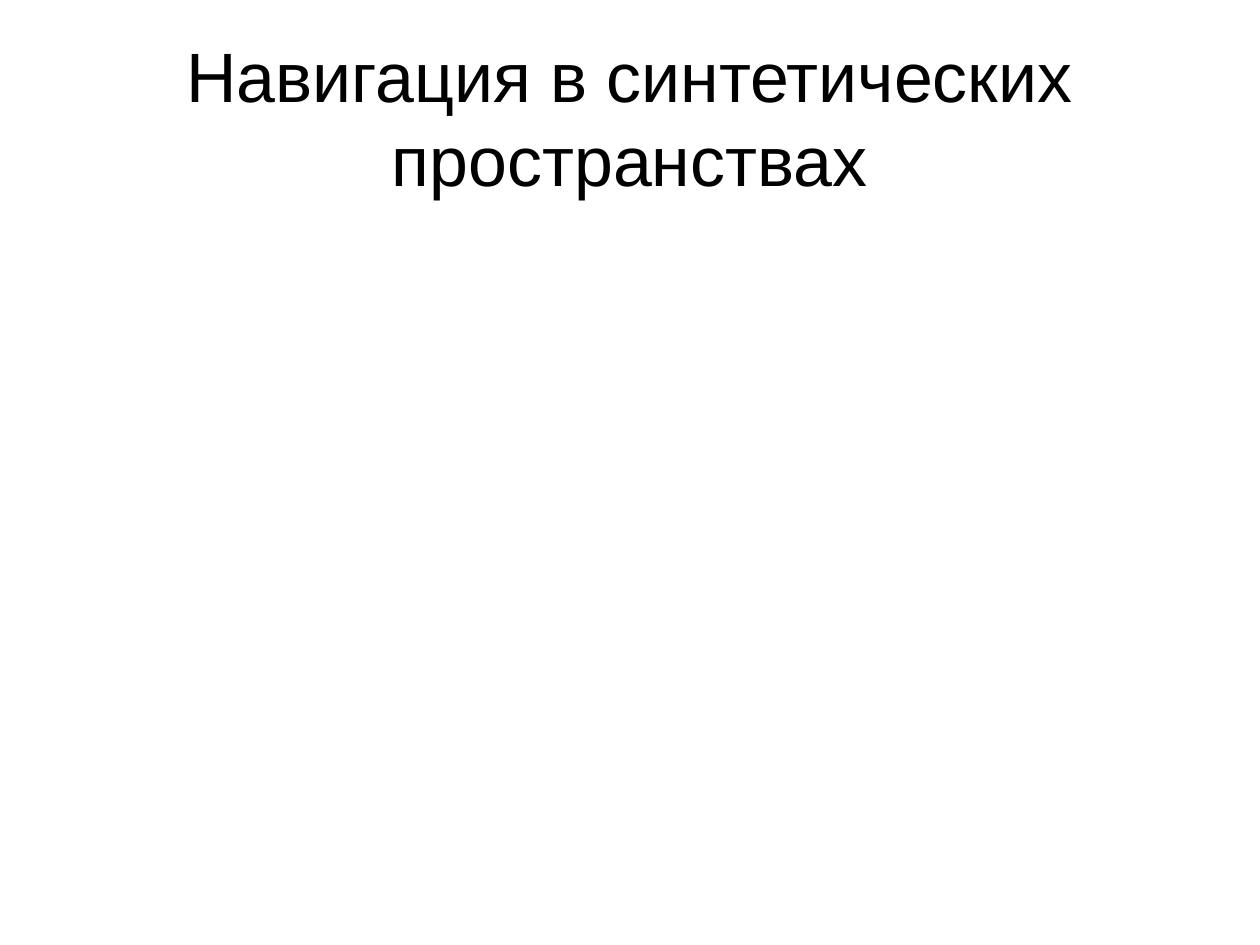
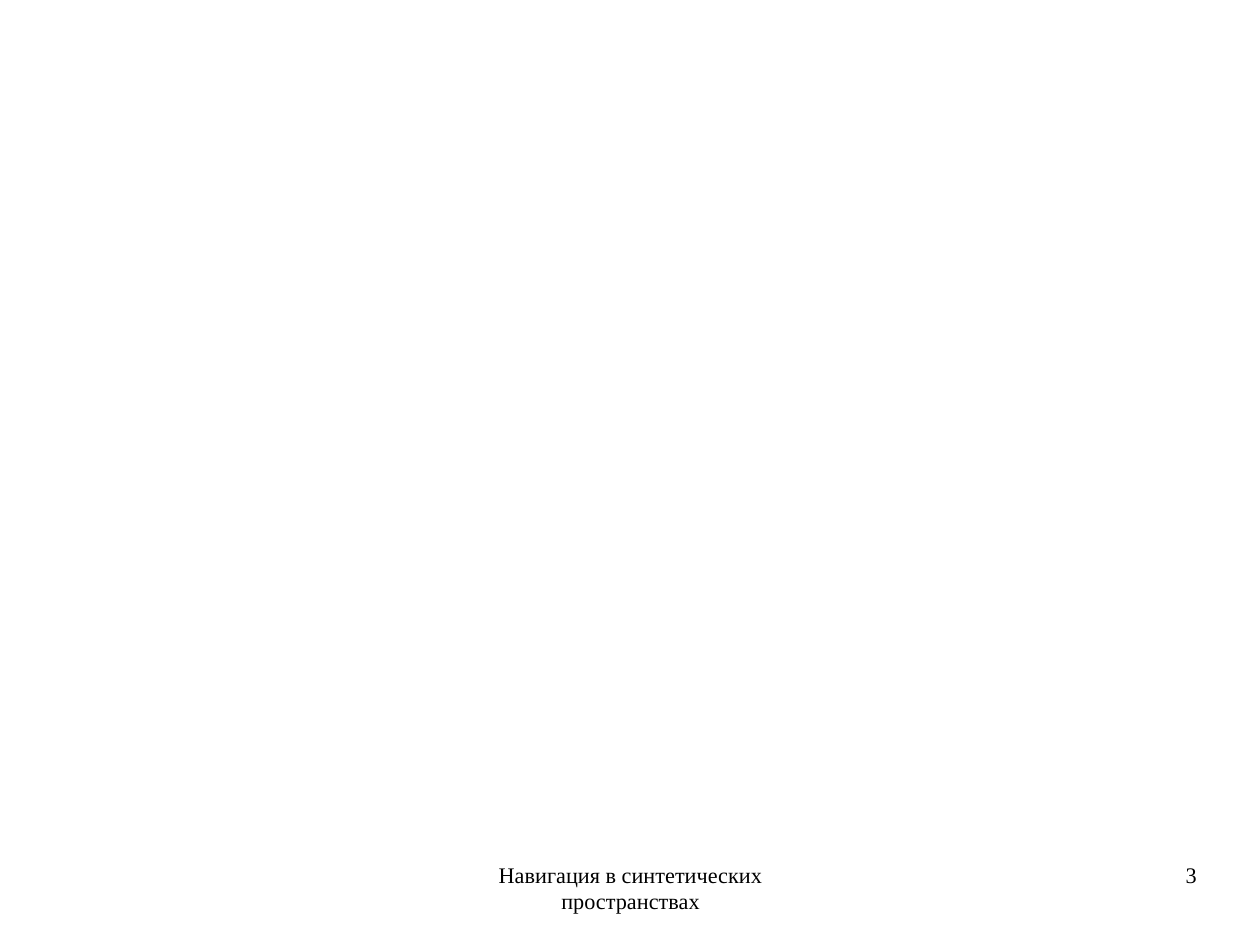
Before and after one commit to rutsky/semester09, a slide deck: slide 3 of Artificial_intelligence/Navigation_in_synthetic_space/50572_Rutsky_Navigation_in_synthetic_space.odp (slide 1 before the commit). Drawn at 1260x945 pixels with LibreOffice and Linux fonts; fonts in the diff are those of the drawing. Boxes give left, top, right and bottom in pixels: in the first picture for what was removed or moved away, otherwise in the second. Text is boxed around its words. In the diff, an @@ line names an element or a change of style, - is before the commit and + after.

Commit message:
WIP

```diff
--- a/Artificial_intelligence/Navigation_in_synthetic_space/50572_Rutsky_Navigation_in_synthetic_space.odp
+++ b/Artificial_intelligence/Navigation_in_synthetic_space/50572_Rutsky_Navigation_in_synthetic_space.odp
@@ text "Навигация в синтетических пространствах": place and size @@
-text "Навигация в синтетических пространствах" at box(186, 54, 1073, 199)
+text "Навигация в синтетических пространствах" at box(499, 868, 762, 914)
@@ text "Навигация в синтетических пространствах" at box(499, 868, 762, 914): size 44 to 14 pt, font Arial to Times New Roman; vertical alignment middle to top @@
@@ page number added at box(1186, 868, 1197, 884), 14 pt, text #000000 @@
+3
```
Also in this commit, not shown: 2 slides added.
